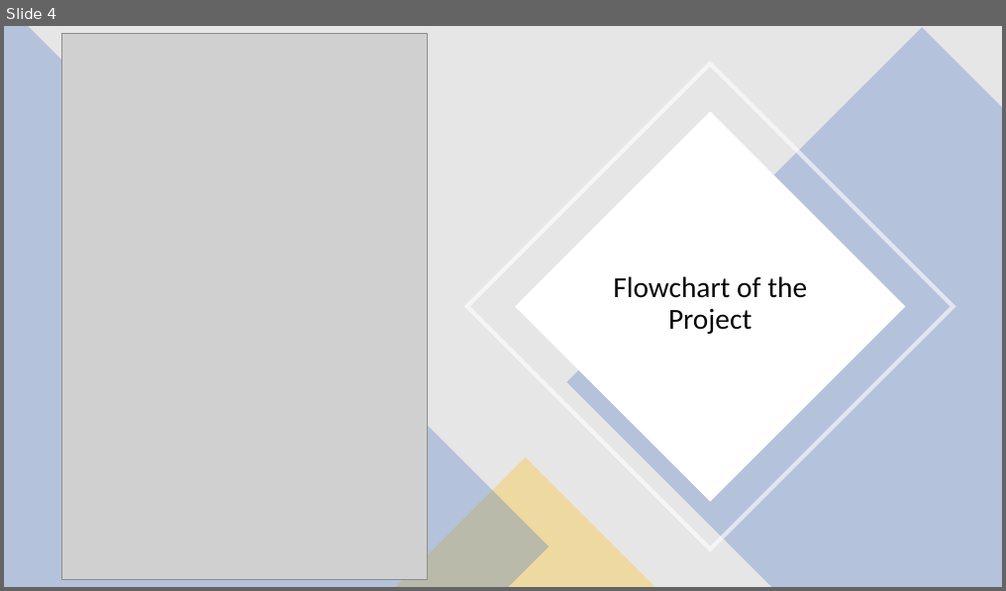
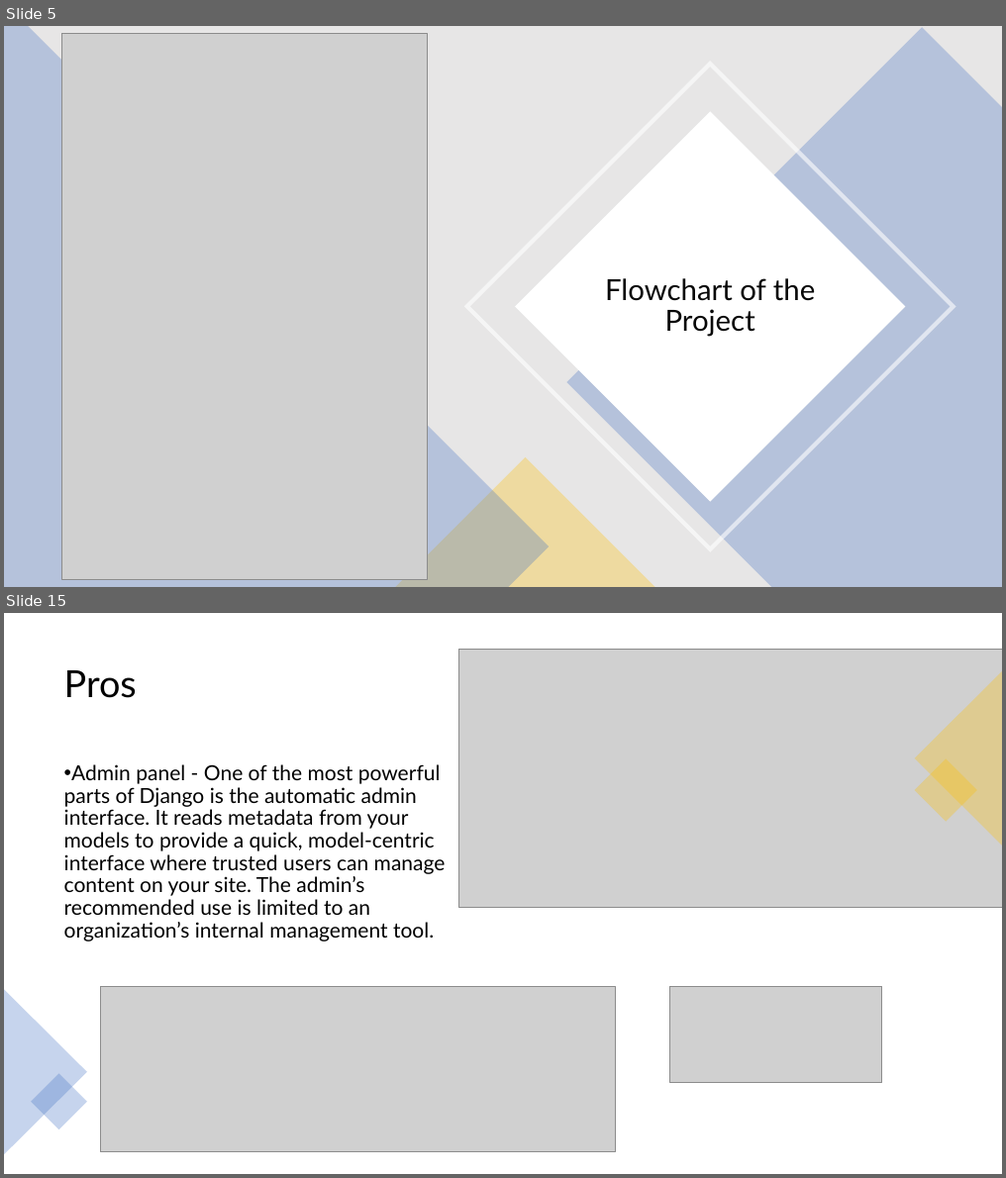
Before and after one commit to MaxLiorCo/Tasks_Back_End, a slide deck: Project Presentation Slides.pptx. Shown one above the other, each under a label of ours: slide 4 before the commit, slides 5 and 15 after it; the slides between them are not shown. The pictures are 1006x591 and 1006x1178 pixels, drawn with LibreOffice and Linux fonts; fonts in the diff are those of the drawing; grey boxes stand for pictures. Boxes give left, top, right and bottom in pixels: in the first picture for what was removed or moved away, otherwise in the second. Text is boxed around its words. In the diff, an @@ line names an element or a change of style, - is before the commit and + after.

```diff
--- a/Project Presentation Slides.pptx
+++ b/Project Presentation Slides.pptx
@@ slide 15 added at (x1=4, y1=613, x2=1002, y2=1174), background #FFFFFF @@
@@ text added at (x1=64, y1=670, x2=137, y2=698), 36 pt, text #000000 @@
+Pros
@@ picture added at (x1=459, y1=649, x2=1002, y2=908) @@
@@ triangle added at (x1=915, y1=671, x2=1002, y2=846), fill #FFC000 at 30% opacity @@
@@ rectangle added at (x1=915, y1=759, x2=977, y2=821), fill #FFC000 at 30% opacity @@
@@ text added at (x1=64, y1=764, x2=446, y2=942), 20 pt, text #000000 @@
+• Admin panel - One of the most powerful parts of Django is the automatic admin interface. It reads metadata from your models to provide a quick, model-centric interface where trusted users can manage content on your site. The admin’s recommended use is limited to an organization’s internal management tool.
@@ triangle added at (x1=4, y1=989, x2=87, y2=1155), fill #4472C4 at 30% opacity @@
@@ picture added at (x1=101, y1=986, x2=616, y2=1153) @@
@@ picture added at (x1=670, y1=986, x2=882, y2=1083) @@
@@ rectangle added at (x1=31, y1=1073, x2=87, y2=1130), fill #4472C4 at 30% opacity @@
@@ what was slide 4 is now slide 5 @@
@@ slide 5 changed as well @@
@@ text "Flowchart of the Project" at (x1=605, y1=278, x2=815, y2=337): font Calibri to Lato @@
```
Also in this commit, not shown: 3 other slides changed, 13 other slides added, 4 other files.
